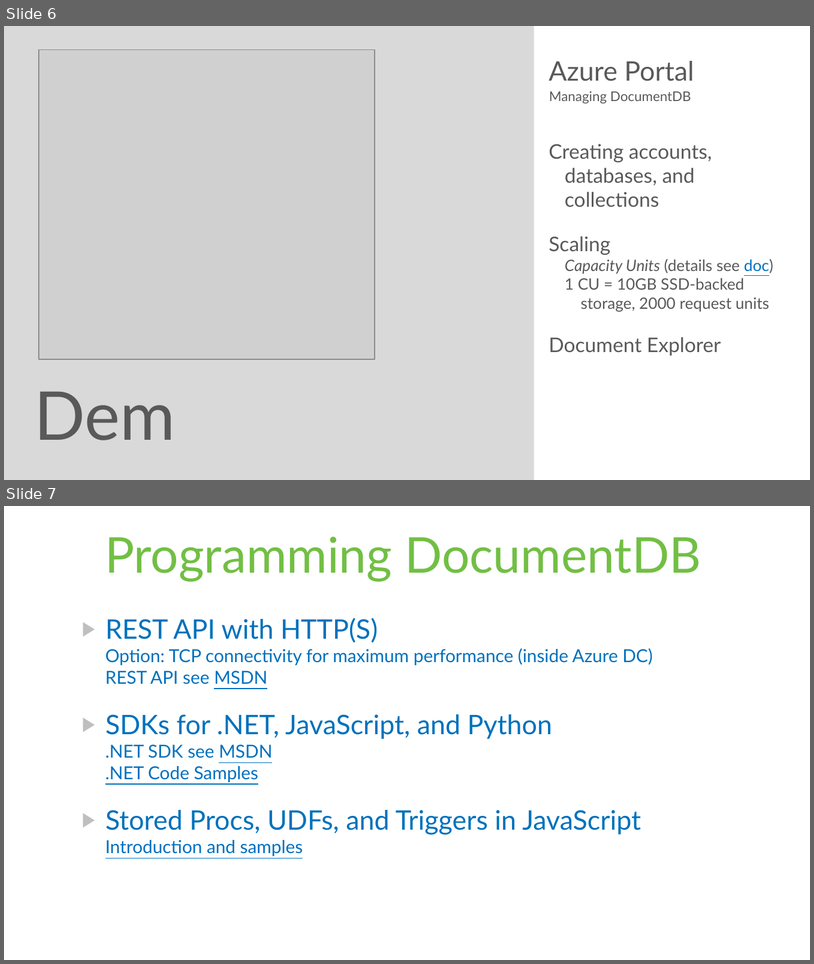
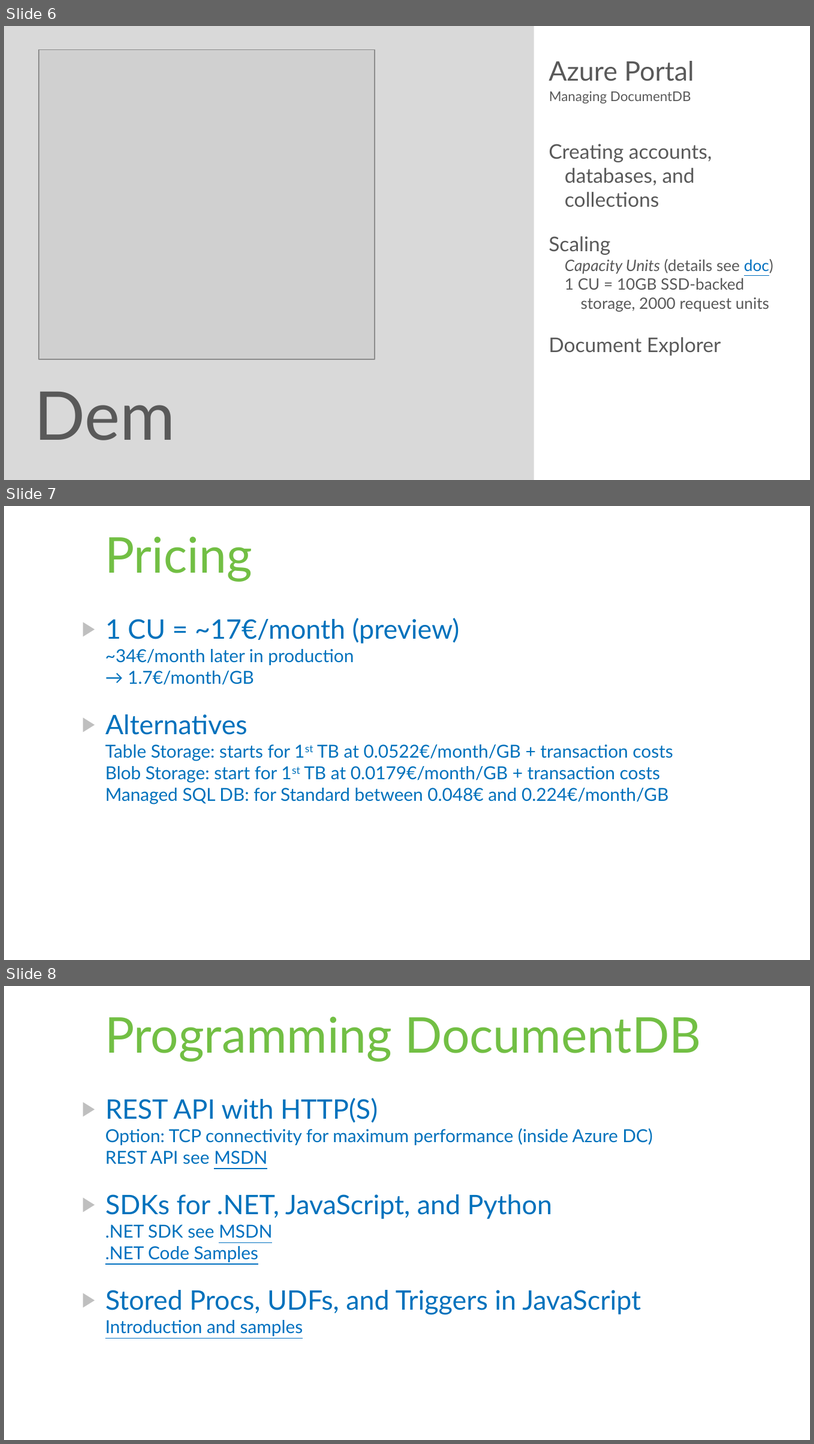
Before and after one commit to rstropek/Samples, a slide deck: HelloDocumentDB/Slides/DocumentDBIntro.pptx. Shown one above the other, each under a label of ours: slides 6 and 7 before the commit, slides 6, 7 and 8 after it. The pictures are 814x964 and 814x1444 pixels, drawn with LibreOffice and Linux fonts; fonts in the diff are those of the drawing; grey boxes stand for pictures. Boxes give left, top, right and bottom in pixels: in the first picture for what was removed or moved away, otherwise in the second. Text is boxed around its words. In the diff, an @@ line names an element or a change of style, - is before the commit and + after.

Commit message:
Updated Slides

```diff
--- a/HelloDocumentDB/Slides/DocumentDBIntro.pptx
+++ b/HelloDocumentDB/Slides/DocumentDBIntro.pptx
@@ slide 7 added at (4,506,810,960), background #FFFFFF @@
@@ title added at (105,537,252,582), 44 pt, text #72BF44 @@
+Pricing
@@ text added at (105,618,673,804), 16 pt, text #0071BC @@
+▶ 1 CU = ~17€/month (preview)
+  ~34€/month later in production
+  → 1.7€/month/GB
+▶ Alternatives
+  Table Storage: starts for 1st TB at 0.0522€/month/GB + transaction costs
+  Blob Storage: start for 1st TB at 0.0179€/month/GB + transaction costs
+  Managed SQL DB: for Standard between 0.048€ and 0.224€/month/GB
@@ what was slide 7 is now slide 8 @@
```
